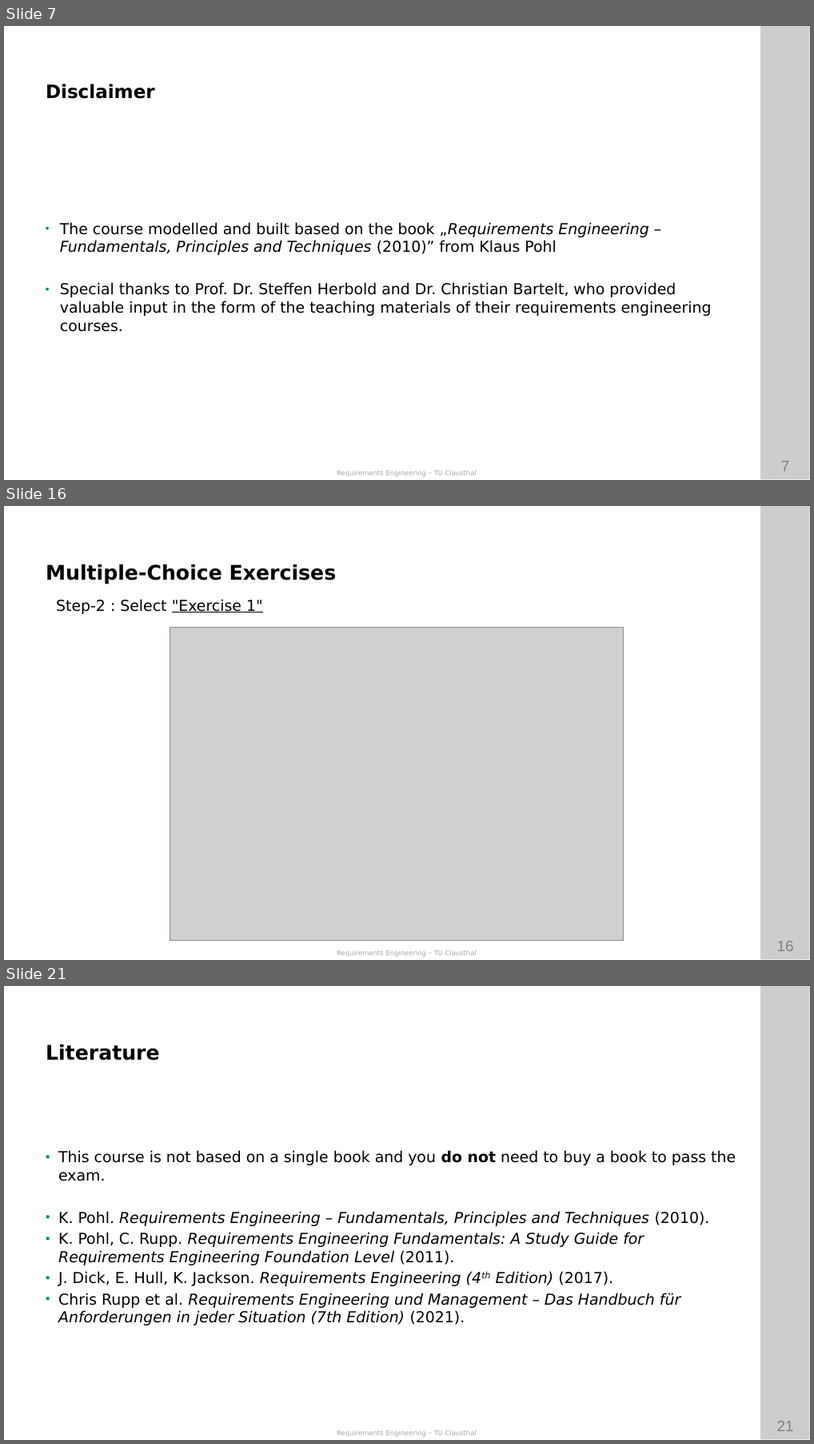
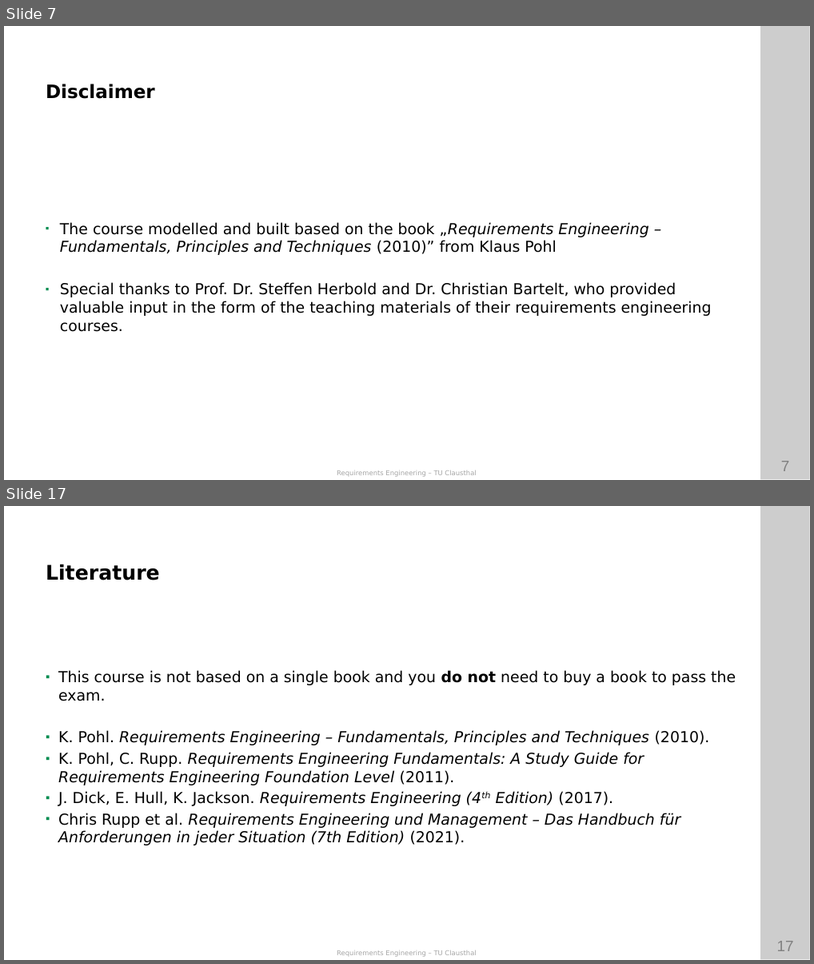
Before and after one commit to ETCE-LAB/teaching-material, a slide deck: Requirements-Engineering/RE-L00-Organization.pptx. Shown one above the other, each under a label of ours: slides 7, 16 and 21 before the commit, slides 7 and 17 after it; the slides between them are not shown. The pictures are 814x1444 and 814x964 pixels, drawn with LibreOffice and Linux fonts; fonts in the diff are those of the drawing; grey boxes stand for pictures; background and template pictures are left out. Boxes give left, top, right and bottom in pixels: in the first picture for what was removed or moved away, otherwise in the second. Text is boxed around its words. In the diff, an @@ line names an element or a change of style, - is before the commit and + after.

```diff
--- a/Requirements-Engineering/RE-L00-Organization.pptx
+++ b/Requirements-Engineering/RE-L00-Organization.pptx
@@ slide 16 removed at (4,506,810,960), background #FFFFFF; not listed: 4 template elements that a slide beside it also shows @@
@@ text removed at (46,564,337,584) @@
-Multiple-Choice Exercises
@@ text removed at (56,599,263,614) @@
-Step-2 : Select "Exercise 1"
@@ picture removed at (170,627,624,940) @@
@@ what was slide 21 is now slide 17 @@
@@ page number at (778,940,794,951): text changed @@
-21
+17
```
Also in this commit, not shown: 9 slides changed, 1 slide added, 4 other slides removed, 1 other file.
